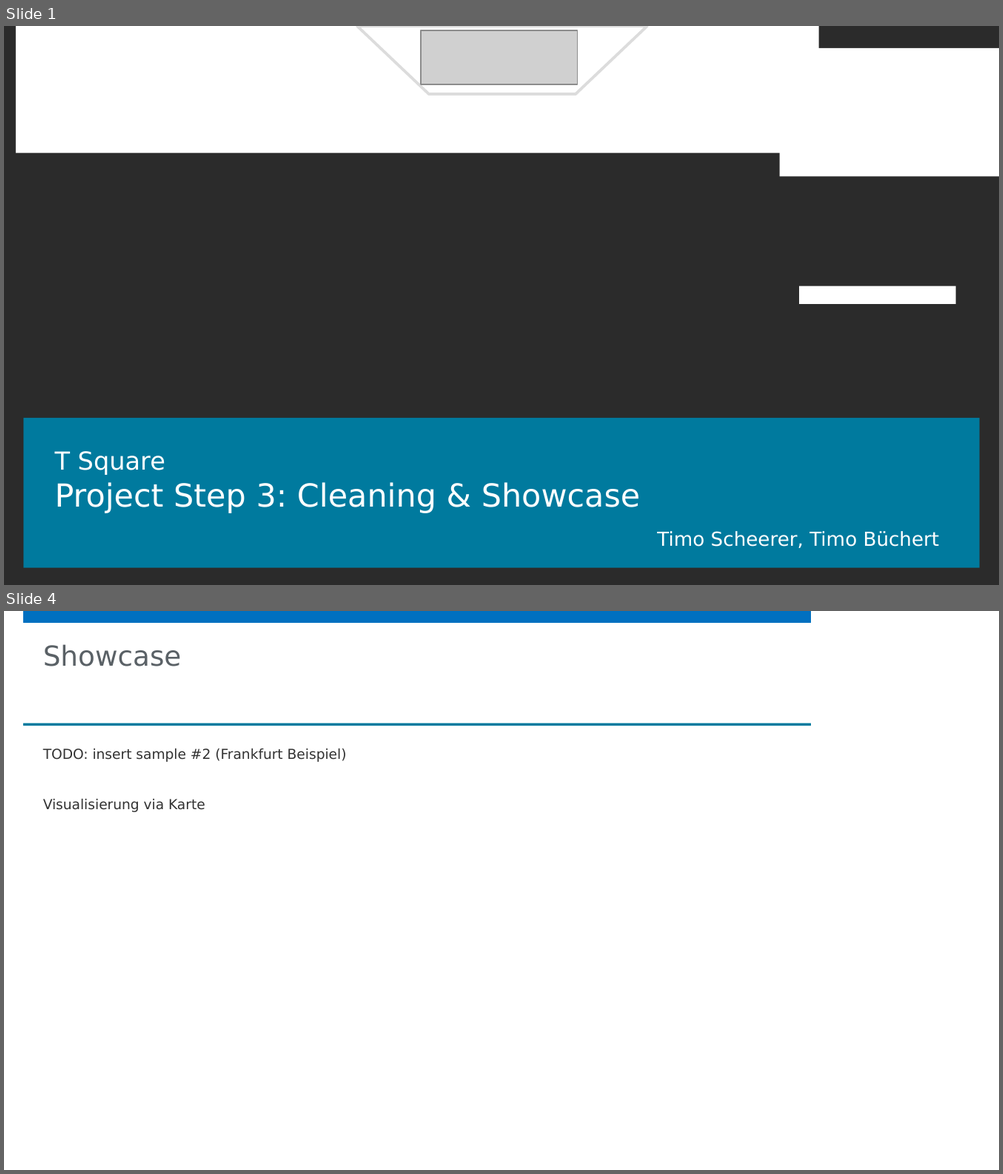
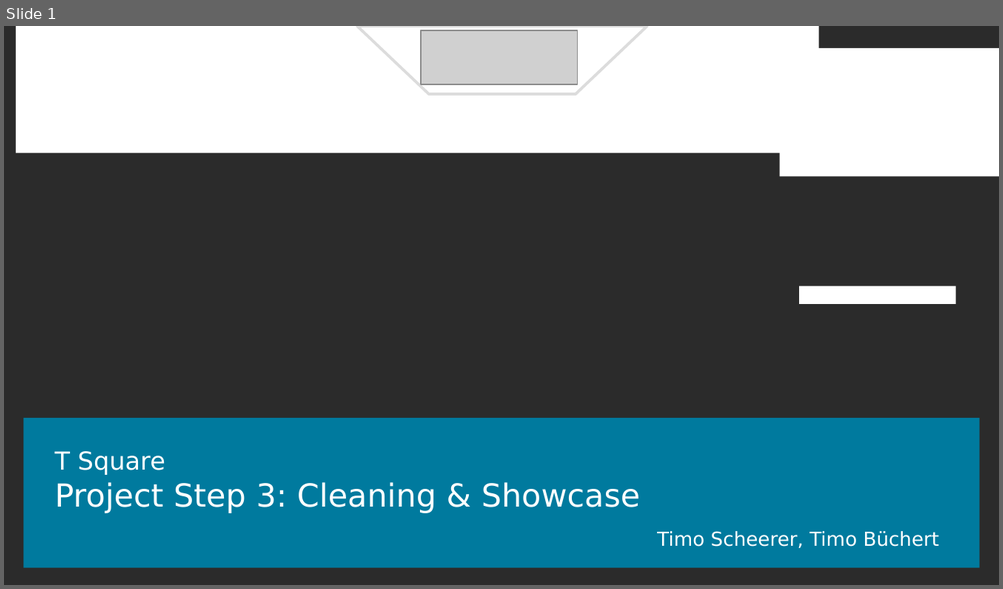
Before and after one commit to TimoBuechert/umr-data-integration-project, a slide deck: 3_cleaning/T_Square_Cleaning_Showcase_Slides.pptx. Shown one above the other, each under a label of ours: slides 1 and 4 before the commit, slide 1 after it; the slides between them are not shown. The pictures are 1003x1174 and 1003x589 pixels, drawn with LibreOffice and Linux fonts; fonts in the diff are those of the drawing; grey boxes stand for pictures; background and template pictures are left out; a plain dark background stands for a picture behind light text. Boxes give left, top, right and bottom in pixels: in the first picture for what was removed or moved away, otherwise in the second. Text is boxed around its words. In the diff, an @@ line names an element or a change of style, - is before the commit and + after.

```diff
--- a/3_cleaning/T_Square_Cleaning_Showcase_Slides.pptx
+++ b/3_cleaning/T_Square_Cleaning_Showcase_Slides.pptx
@@ slide 4 removed at [4, 611, 999, 1170], background #FFFFFF; not listed: 2 template elements that a slide beside it also shows @@
@@ title removed at [43, 644, 182, 667] @@
-Showcase
@@ rectangle removed at [831, 706, 987, 723] @@
@@ rectangle removed at [23, 723, 811, 726] @@
@@ text removed at [43, 749, 347, 812] @@
-TODO: insert sample #2 (Frankfurt Beispiel)
-Visualisierung via Karte
```
Also in this commit, not shown: 1 slide changed, 2 slides added, 1 other slide removed, 1 other file.
